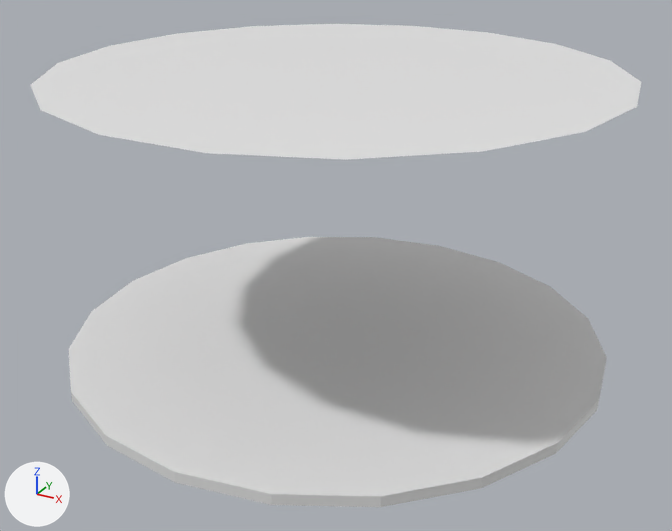
An edit to the OBJ model models/areas/spire/rot_0_-8.obj, drawn before and after from the same camera.
The view is the same before and after, from a 50 mm lens placed at (19.8, 85.9, 21.7), pointed at (0.4, 121.2, 4.1). The axes (+X, +Y, +Z) are drawn at lower left. The lights are the same throughout. The first picture is the older version. Where no turn or scale is listed for an object, it has been applied to the vertices. Vertices at exactly the same position are counted once.

In view in the first picture: 'rot_0_-8'.
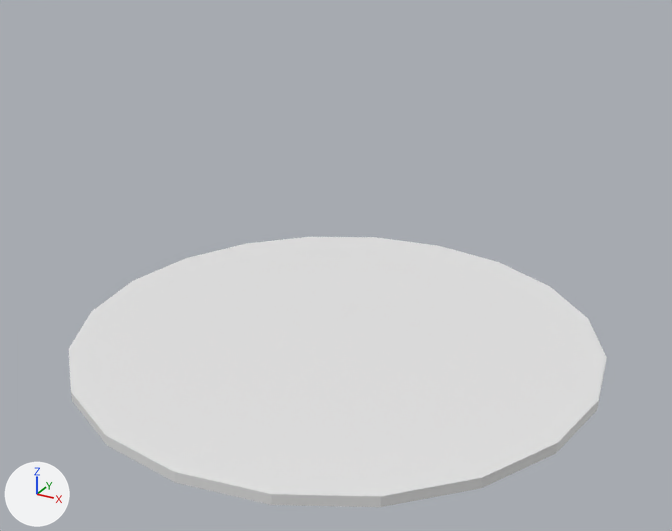
Where the change shows, as pixel boxes (x1, y1, x2, y2) in the pictures (672 x 531 px):
'rot_0_-8', reshaped (12% narrower, 44% shorter)
    before: (31, 24, 641, 507)
    after: (69, 237, 607, 507)
part 1 of me_rot_0__8, deleted
    before: (31, 24, 641, 160)

What changed in the scene script:
```text
Change me_rot_0__8:
    used by ob_rot_0__8; location = (0.0, 0.0, 0.0)
    remove me_rot_0__8.from_pydata(...)  # 80 vertices, 118 faces; spans x -13.0..13.0, y 109.0..135.0, z -0.5..13.0
    add me_rot_0__8.from_pydata(...)  # 61 vertices, 92 faces; spans x -13.0..13.0, y 109.0..135.0, z -0.5..0.0
    me_rot_0__8 part 1: the loose piece of 19 vertices spanning x -13.0..13.0, y 109.2..134.8, z 13.0 is deleted
    other edits to the shape of me_rot_0__8 do not show in these pictures
```
